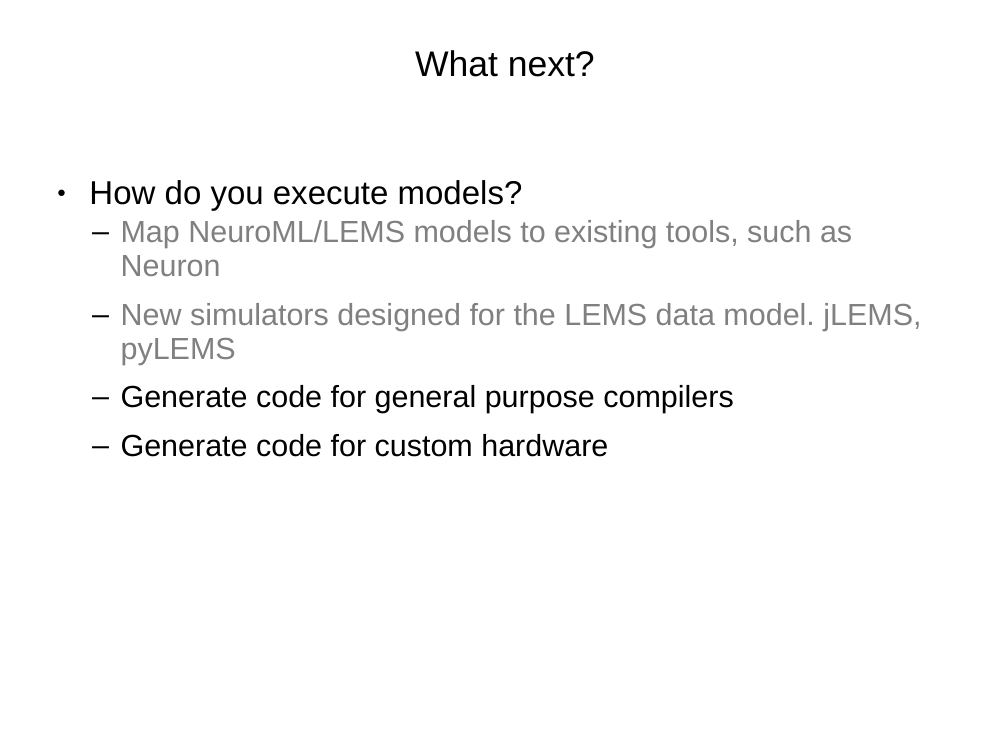
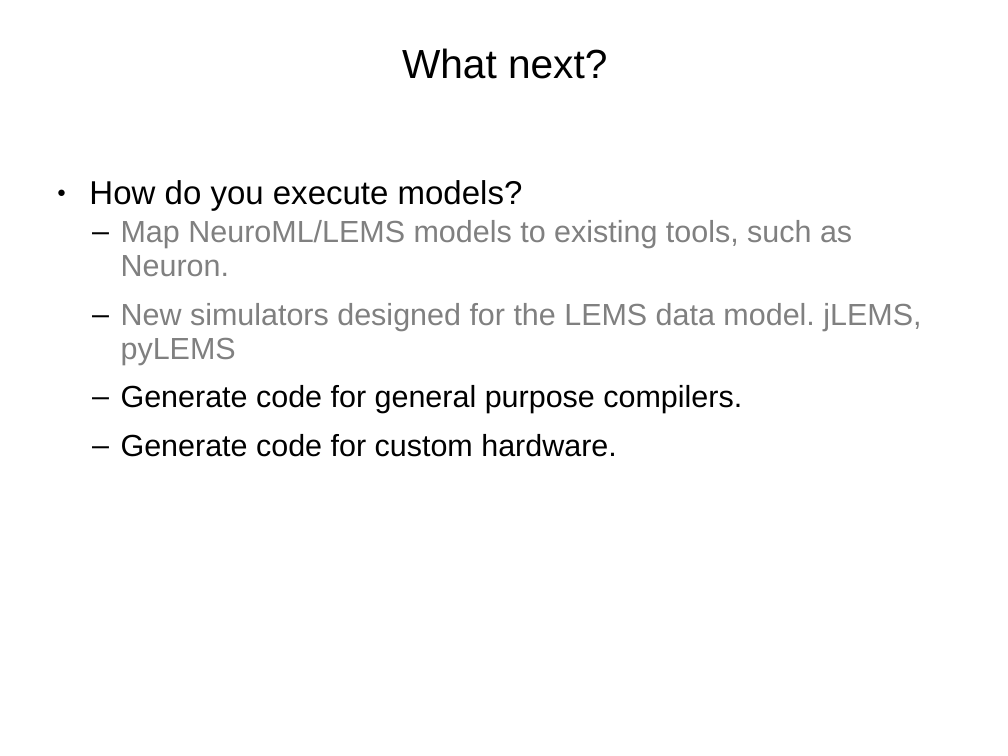
Before and after one commit to robertcannon/jldLEMS, a slide deck: slide 2 of docs/presentations/lems-lems-lite.odp. Drawn at 1008x756 pixels with LibreOffice and Linux fonts; fonts in the diff are those of the drawing. Boxes give left, top, right and bottom in pixels: in the first picture for what was removed or moved away, otherwise in the second. Text is boxed around its words. In the diff, an @@ line names an element or a change of style, - is before the commit and + after.

```diff
--- a/docs/presentations/lems-lems-lite.odp
+++ b/docs/presentations/lems-lems-lite.odp
@@ title "What next?" at bbox=[402, 48, 607, 79]: size 28 to 32 pt @@
@@ text at bbox=[121, 220, 852, 276]: text changed @@
-  – Map NeuroML/LEMS models to existing tools, such as Neuron
+  – Map NeuroML/LEMS models to existing tools, such as Neuron.
@@ text at bbox=[121, 385, 742, 457]: text changed @@
-  – Generate code for general purpose compilers
-  – Generate code for custom hardware
+  – Generate code for general purpose compilers.
+  – Generate code for custom hardware.
```
Also in this commit, not shown: 3 other slides changed, 1 slide added, 1 slide removed, 7 other files.
